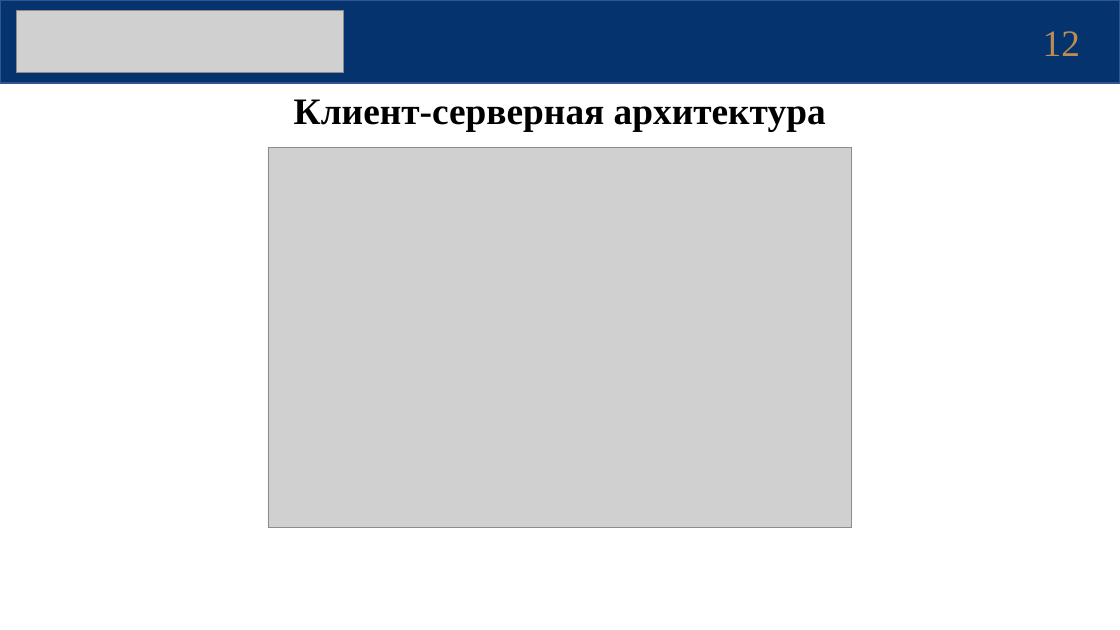
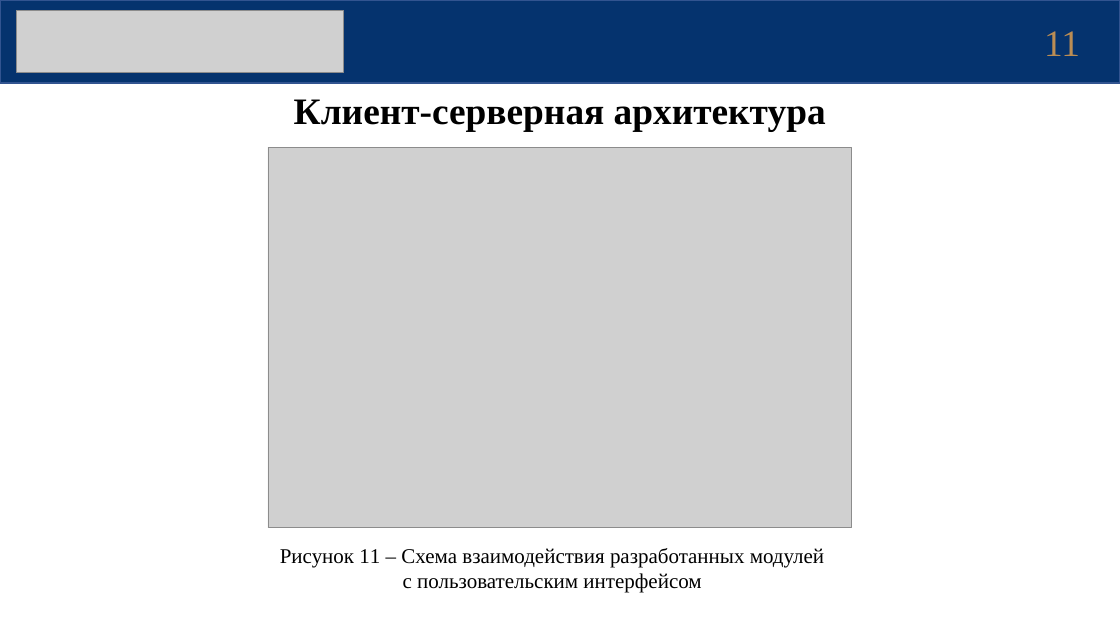
Before and after one commit to akulistus/oct-segmentation-model, a slide deck: slide 11 of diploma/Презентация_Защита_КошаевЕА.pptx (slide 12 before the commit). Drawn at 1120x630 pixels with LibreOffice and Linux fonts; fonts in the diff are those of the drawing; grey boxes stand for pictures. Boxes give left, top, right and bottom in pixels: in the first picture for what was removed or moved away, otherwise in the second. Text is boxed around its words. In the diff, an @@ line names an element or a change of style, - is before the commit and + after.

```diff
--- a/diploma/Презентация_Защита_КошаевЕА.pptx
+++ b/diploma/Презентация_Защита_КошаевЕА.pptx
@@ page number at [1044,31,1080,56]: text changed @@
-12
+11
@@ text added at [280,548,824,593], 18 pt, text #000000 @@
+Рисунок 11 – Схема взаимодействия разработанных модулей с пользовательским интерфейсом
```
Also in this commit, not shown: 9 other slides changed, 1 slide added.
